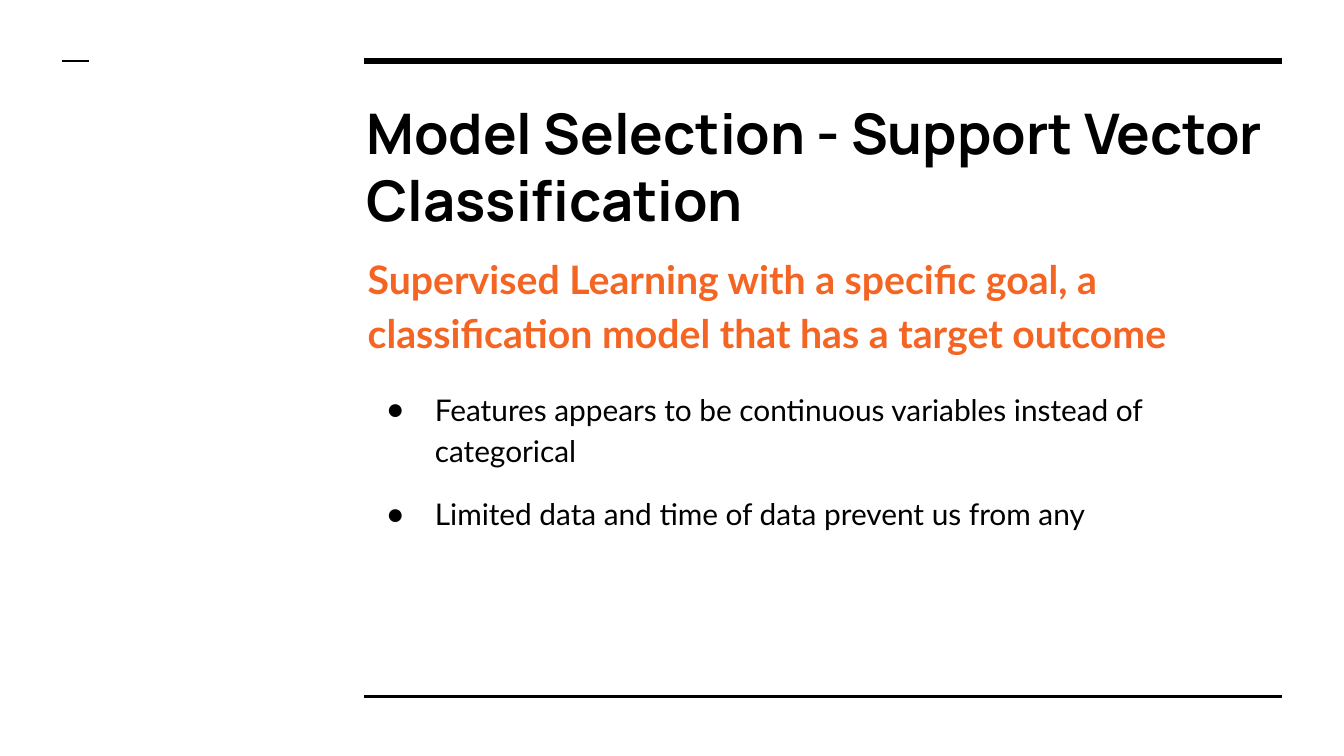
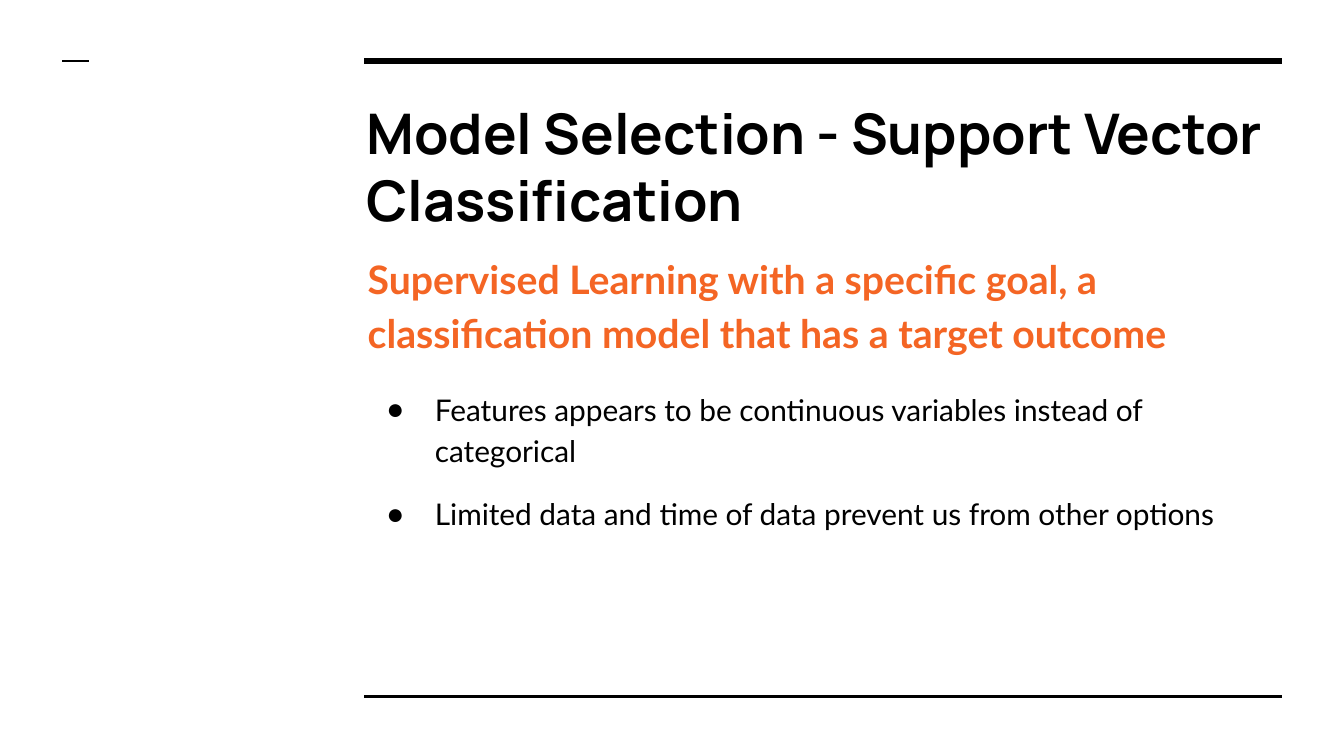
Before and after one commit to spencertse122/POTUS_Election_Forecast, a slide deck: slide 6 of 05_Performance.pptx. Drawn at 1344x756 pixels with LibreOffice and Linux fonts; fonts in the diff are those of the drawing. Boxes give left, top, right and bottom in pixels: in the first picture for what was removed or moved away, otherwise in the second. Text is boxed around its words. In the diff, an @@ line names an element or a change of style, - is before the commit and + after.

```diff
--- a/05_Performance.pptx
+++ b/05_Performance.pptx
@@ text at <box>435,503,1214,530</box>: text changed @@
-● Limited data and time of data prevent us from any
+● Limited data and time of data prevent us from other options
```
Also in this commit, not shown: 1 other slide changed.
